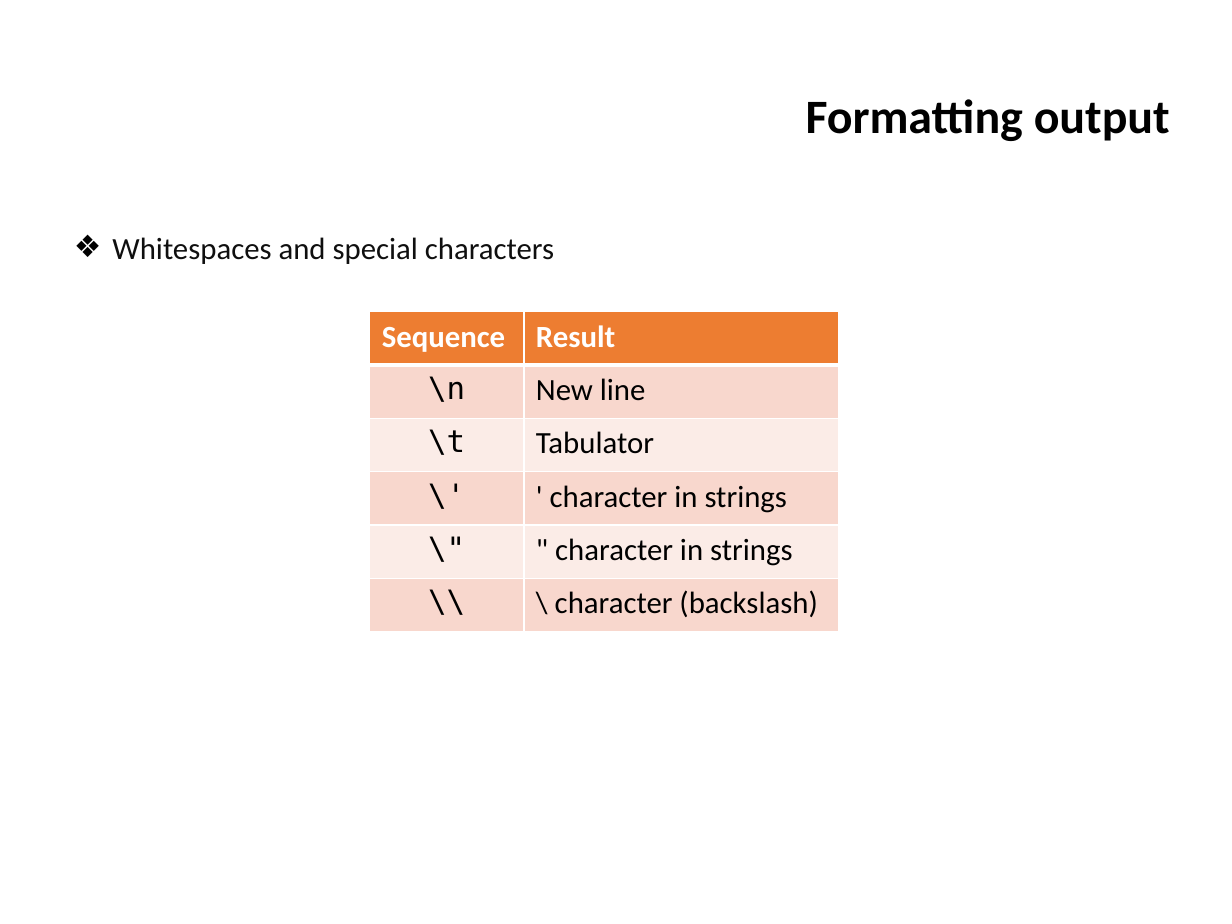
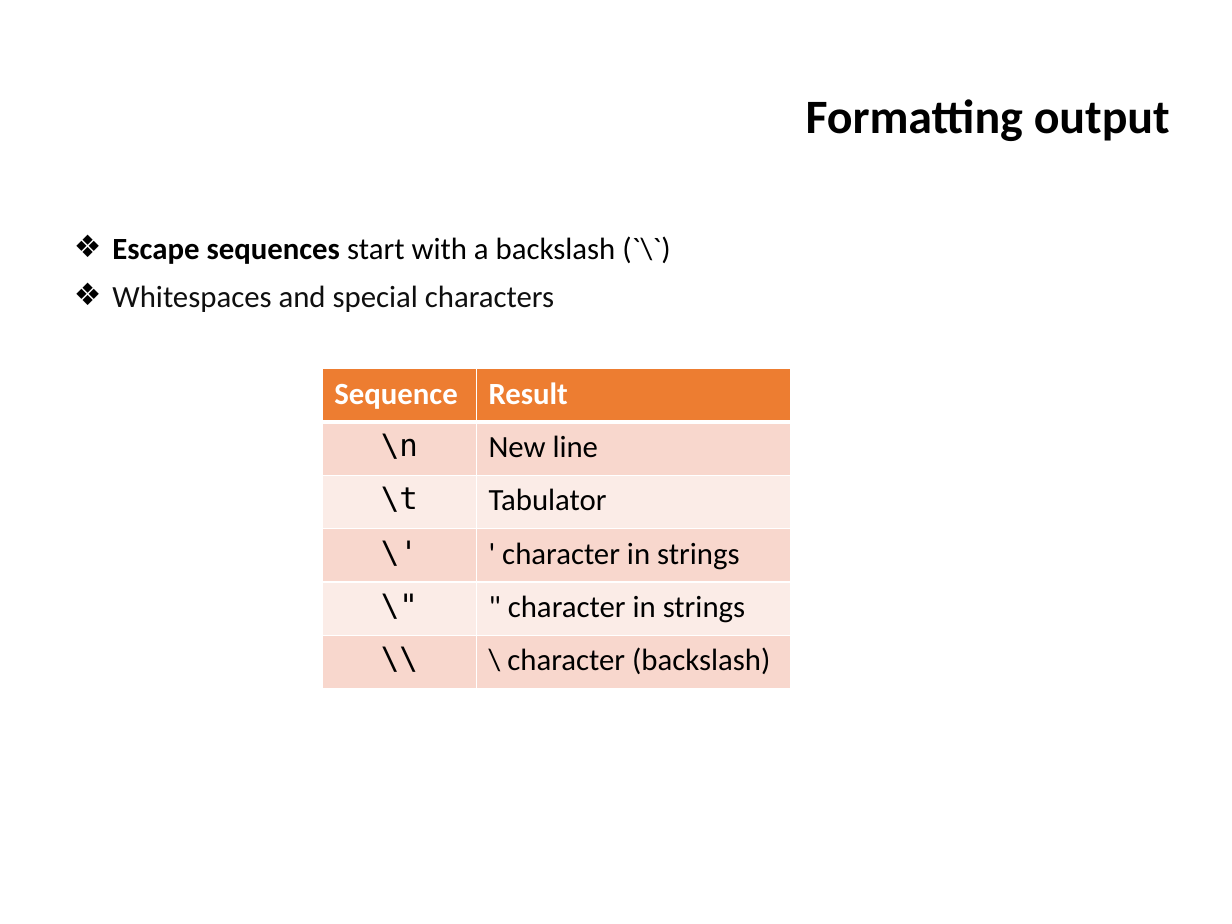
Before and after one commit to ifromm/fcsp, a slide deck: slide 25 of Slides/unit_4_prog_1.pptx (slide 73 before the commit). Drawn at 1232x924 pixels with LibreOffice and Linux fonts; fonts in the diff are those of the drawing; background and template pictures are left out. Boxes give left, top, right and bottom in pixels: in the first picture for what was removed or moved away, otherwise in the second. Text is boxed around its words. In the diff, an @@ line names an element or a change of style, - is before the commit and + after.

```diff
--- a/Slides/unit_4_prog_1.pptx
+++ b/Slides/unit_4_prog_1.pptx
@@ text at box(112, 237, 616, 264): paragraph added @@
+❖ Escape sequences start with a backslash (`\`)
@@ table: place and size @@
-table at box(370, 312, 838, 632)
+table at box(323, 368, 791, 689)
```
Also in this commit, not shown: 24 other slides changed, 49 slides removed.
